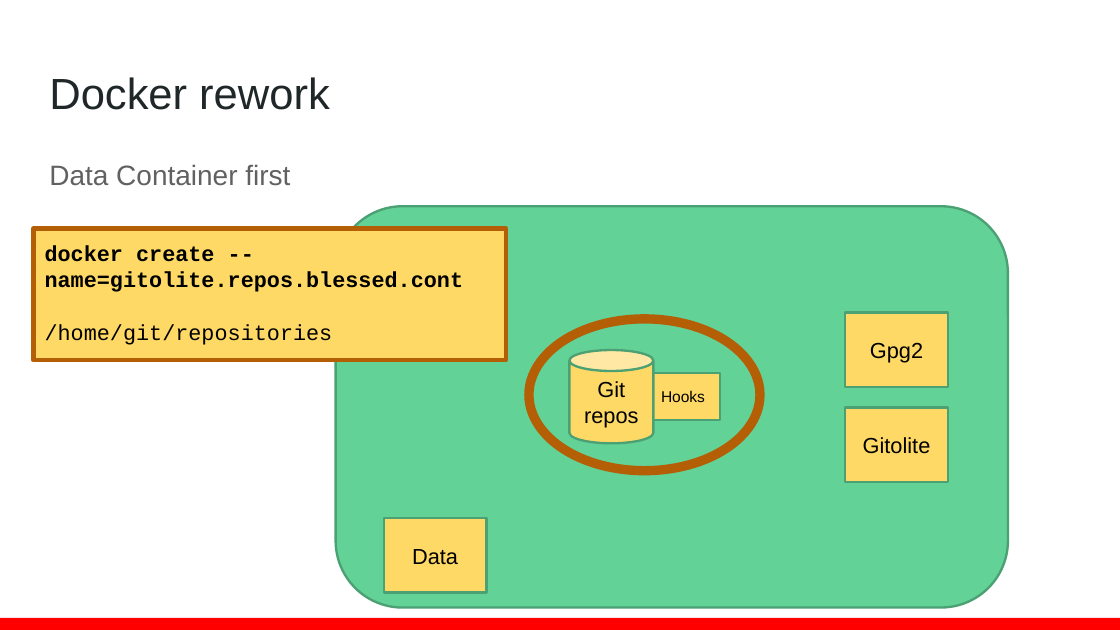
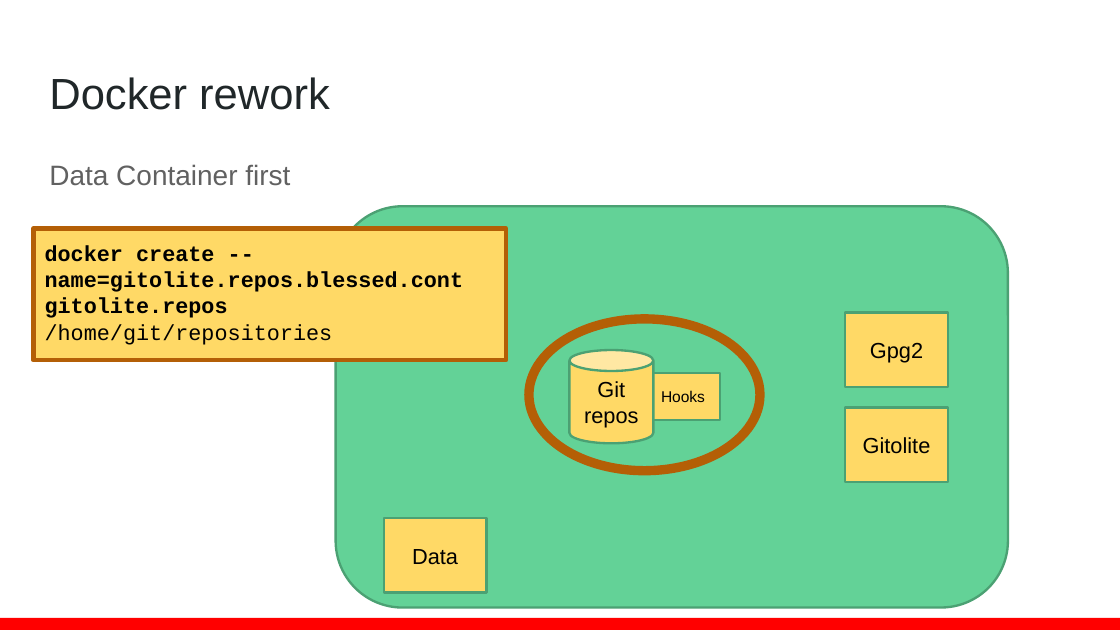
Before and after one commit to VonC/b2d, a slide deck: slide 22 of Docker- Architecture rework case study.pptx. Drawn at 1120x630 pixels with LibreOffice and Linux fonts; fonts in the diff are those of the drawing. Boxes give left, top, right and bottom in pixels: in the first picture for what was removed or moved away, otherwise in the second. Text is boxed around its words. In the diff, an @@ line names an element or a change of style, - is before the commit and + after.

```diff
--- a/Docker- Architecture rework case study.pptx
+++ b/Docker- Architecture rework case study.pptx
@@ text in rectangle at (45,246,464,318): text changed @@
-docker create --name=gitolite.repos.blessed.cont
+docker create --name=gitolite.repos.blessed.cont
+gitolite.repos
```
Also in this commit, not shown: 7 other slides changed, 1 other file.
